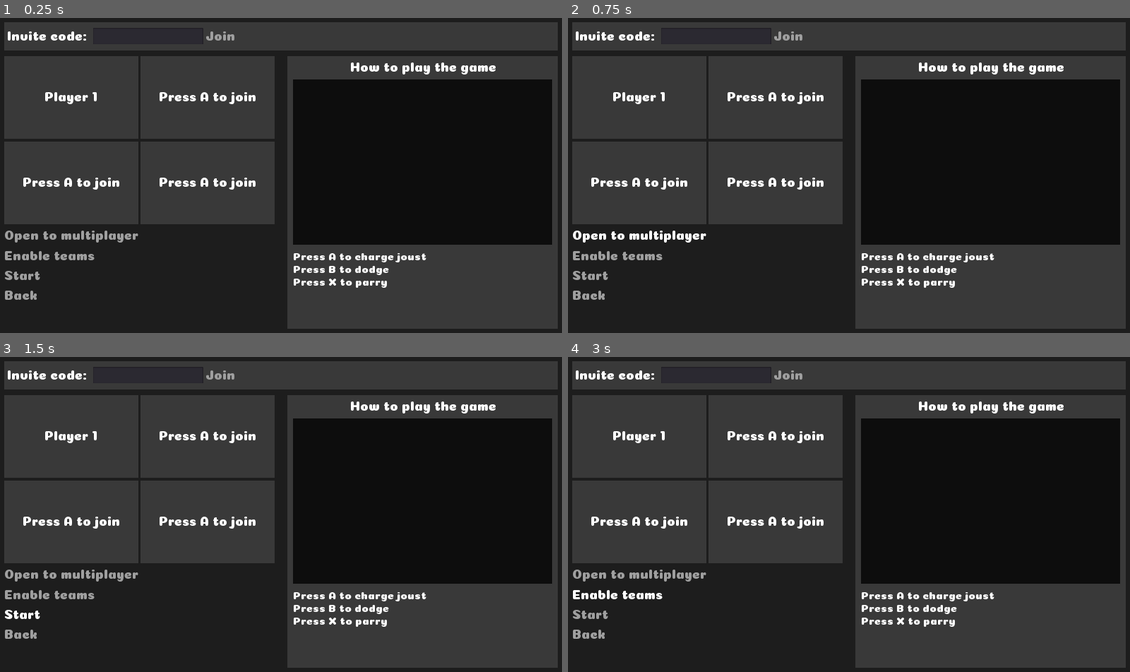
Above: before the commit, frames 1-4 (two rows, left to right).
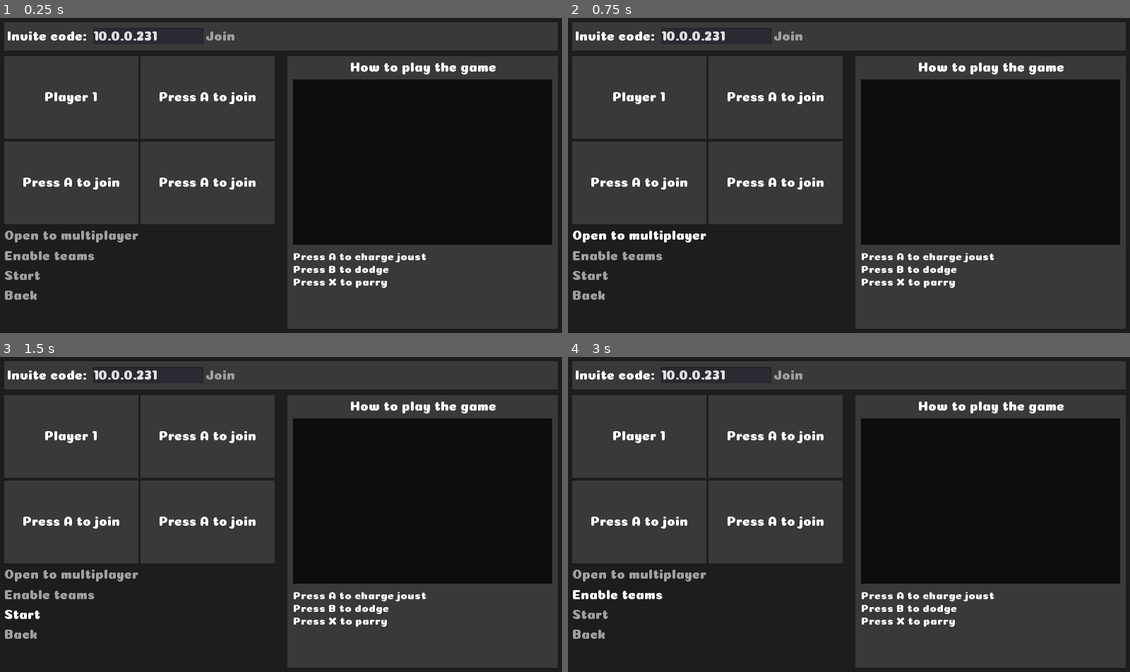
Above: after the commit, the same moments.

Repository: Lunatic-Games/turtle-jousting
Game: Godot game, scene res://ui/lobby/lobby.tscn
The game is run twice, just before and just after one commit, with the same random seed, the same clock (stepped at 60 frames per second) and the same inputs.
Inputs:
- Up to frame 1 (0.25 s): no input
- Up to frame 2 (0.75 s): click "Open to multiplayer" at 0.5 s
- Up to frame 3 (1.5 s): click "Start" at 1.25 s
- Up to frame 4 (3 s): click "Start" at 2 s; click "Enable teams" at 2.75 s

The runs differ from the first frame. In frame 1, 0.2% of the frame differs, in the area x 16-28%, y 4-8%; in frame 2, 0.2%; in frame 3, 0.2%; in frame 4, 0.2%.

Commit message:
Possible fix

Diff:
--- a/ui/lobby/lobby.gd
+++ b/ui/lobby/lobby.gd
@@ -29,7 +29,9 @@
 		print("Created server on port ", DEFAULT_PORT)
 	else:
 		print("Failed to create server on port ", DEFAULT_PORT)
+		return
 	get_tree().network_peer = peer
+	connections[1] = local_players.keys()
 
 # Attempt to join using ip
 func _connect_to_server():
@@ -48,7 +50,8 @@
 
 # Called (on client and server) when a peer connects
 func _new_connection(id):
-	rpc_id(id, "register_connection", connections)
+	if is_network_master():
+		rpc_id(id, "register_connection", connections)
 
 # Called when a peer disconnects
 func _disconnection(id):
@@ -69,6 +72,7 @@
 # Register new connection
 remote func register_connection(existing_connections):
 	print("Registering connection")
+	print("Existing connections:")
 	var sender_id = get_tree().get_rpc_sender_id()
 
 	if sender_id == 1:
@@ -76,10 +80,13 @@
 		var new_player_list = []
 		for key in local_players.keys():
 			for j in range(1, 5):
-				if !new_local_players.has(j) and !existing_connections.has(j):
+				if !new_local_players.has(j) and !is_slot_taken(j, existing_connections):
+					print("Found an open slot at ", j)
 					new_player_list.append(j)
 					new_local_players[j] = local_players[key]
 					break
+				else:
+					print("Spot taken")
 		local_players = new_local_players
 		print("Local players: ", local_players)
 		rpc("update_players", new_player_list)
@@ -87,15 +94,22 @@
 
 remote func update_players(new_player_list):
 	var sender_id = get_tree().get_rpc_sender_id()
+	if connections.has(sender_id):
+		for player in connections[sender_id]:
+			get_player_slot(player).reset()
+	connections[sender_id] = new_player_list
 	for player in connections[sender_id]:
-		get_player_slot(player).reset()
-	connections[sender_id] = new_player_list
-	for player in connections:
 		get_player_slot(player).player_loaded(player)
 
 func get_player_slot(num):
 	return player_container.get_child(num + 1)
 
+func is_slot_taken(i, existing_connections):
+	for connection in existing_connections:
+		if connection.has(i):
+			return true
+	return false
+
 # Exit game (this will eventually lead back to main menu)
 func _exit():
 	get_tree().quit()
--- a/ui/lobby/lobby.tscn
+++ b/ui/lobby/lobby.tscn
@@ -117,6 +117,7 @@
 margin_bottom = 41.0
 rect_min_size = Vector2( 200, 30 )
 custom_fonts/font = SubResource( 2 )
+text = "10.0.0.231"
 context_menu_enabled = false
 
 [node name="JoinContainer" type="CenterContainer" parent="CodeSection/HBoxContainer"]
